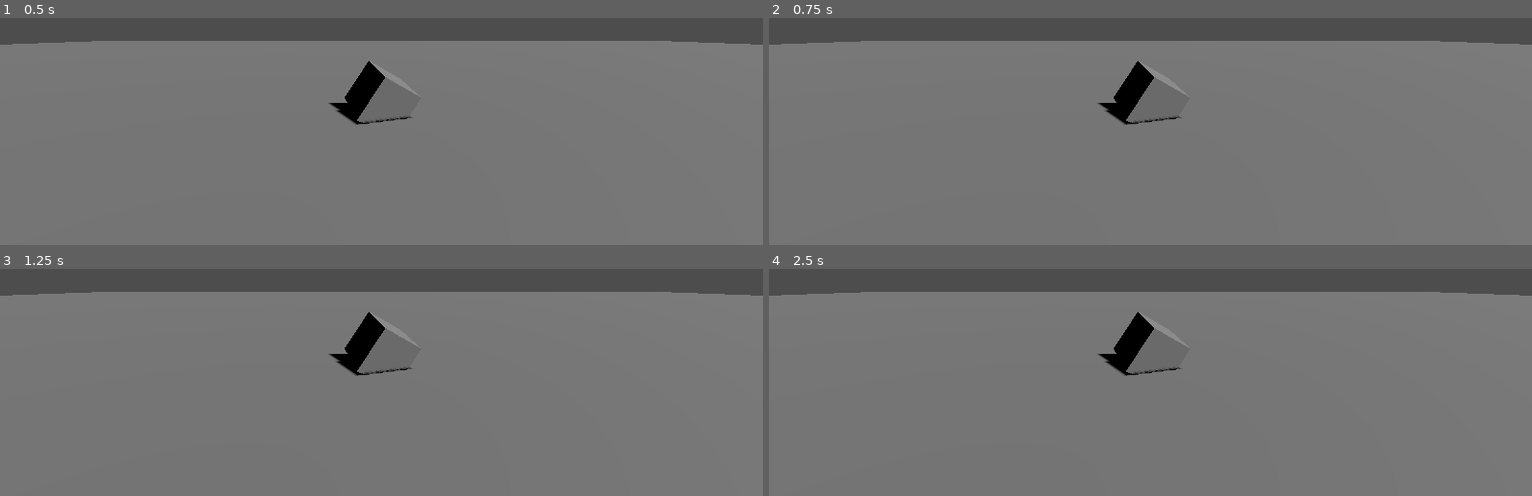
Above: before the commit, frames 1-4 (two rows, left to right).
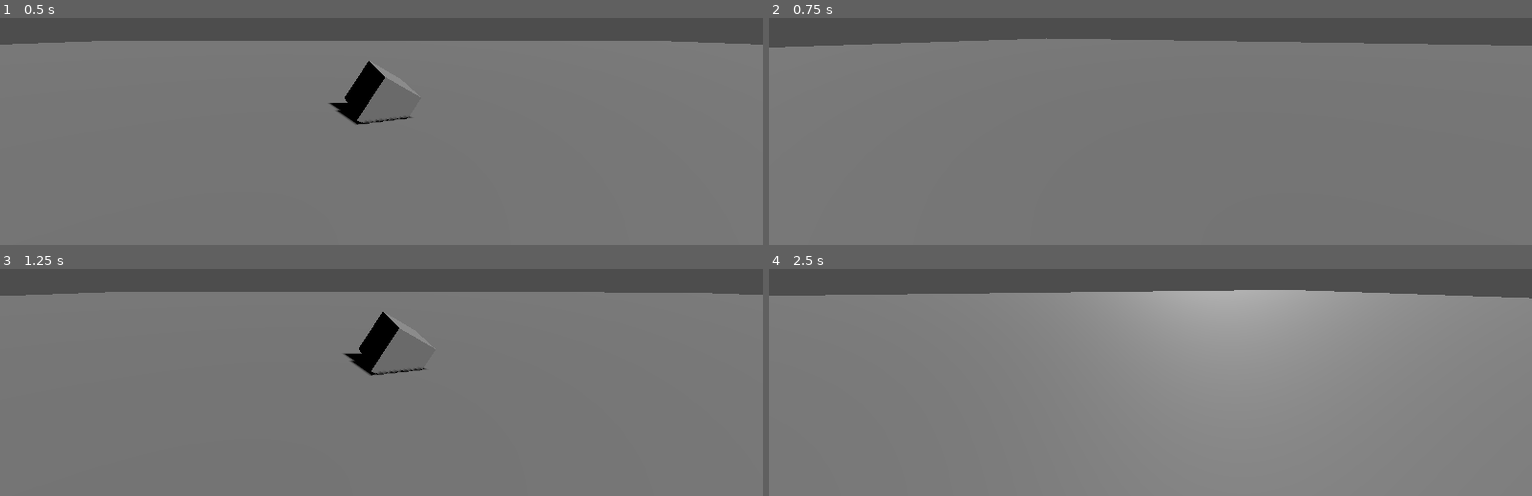
Above: after the commit, the same moments.

Repository: Kaszana102/GGJ2025
Game: Godot game, scene res://Sandbox/Lenetis/structure_placer_test.tscn
Same seed, same stepped clock (60 frames per second), same inputs: the game is played once before the commit and once after it. The project has no main scene, so this scene is started directly.
Inputs (mouse positions are in pixels of both pictures, inside the frame that each line leads up to):
- Up to frame 1 (0.5 s): no input
- Up to frame 2 (0.75 s): tap Enter at 0.5 s; move the mouse to (outside the picture) at 0.52 s; hold E from 0.53 s (still down); click (outside the picture) at 0.67 s
- Up to frame 3 (1.25 s): keep holding E; tap Q at 0.8 s
- Up to frame 4 (2.5 s): move the mouse to (997, 303) at 1.27 s; release E at 1.28 s; tap Q at 1.35, 2.3 s; click (997, 303) at 1.42 s; tap E at 1.55 s; tap Space at 2 s; move the mouse to (outside the picture) at 2.02 s; hold E from 2.03 s (still down); click (outside the picture) at 2.17 s

Frame 1 is identical in both runs. In frame 2, 1.7% of the frame differs, in the area x 0-100%, y 8-48%; in frame 3, 1.2%; in frame 4, 13%, in the area x 1-100%, y 9-56%.

Commit message:
temp camera todo

Diff:
--- /dev/null
+++ b/ggj2025/Code/Camera/camera_movement.gd
@@ -0,0 +1,29 @@
+class_name CameraMovement
+
+extends Node3D
+
+@export var zoom_speed: float = 10
+@export var rotate_speed: float = 10
+
+var _camera: Node3D
+
+
+func _ready() -> void:
+	_camera = get_parent()
+
+
+# Called every frame. 'delta' is the elapsed time since the previous frame.
+func _process(delta: float) -> void:
+	if Input.is_action_just_released("MWU"):  # todo to nie działa napraw jutro D:<
+		print("zoom")
+		_camera.position.y += zoom_speed * delta
+
+	if Input.is_action_just_released("ui_text_scroll_up"): # todo to nie działa
+		print("zoom2")
+		_camera.position.y -= zoom_speed * delta
+
+	if Input.is_key_pressed(KEY_E):
+		_camera.rotate_y(rotate_speed * delta)
+
+	if Input.is_key_pressed(KEY_Q):
+		_camera.rotate_y(-rotate_speed * delta)
--- a/ggj2025/Sandbox/Lenetis/camera_test_scene.tscn
+++ b/ggj2025/Sandbox/Lenetis/camera_test_scene.tscn
@@ -1,12 +1,11 @@
 [gd_scene load_steps=5 format=3 uid="uid://c6mryoov5is17"]
 
 [ext_resource type="Script" path="res://Code/Camera/camera_raycast.gd" id="1_emloq"]
+[ext_resource type="Script" path="res://Code/Camera/camera_movement.gd" id="2_5nhsx"]
 
 [sub_resource type="BoxMesh" id="BoxMesh_0e3qe"]
 
 [sub_resource type="BoxShape3D" id="BoxShape3D_sb4hh"]
-
-[sub_resource type="SphereMesh" id="SphereMesh_k8f8k"]
 
 [node name="TestScene" type="Node3D"]
 
@@ -34,10 +33,9 @@
 transform = Transform3D(0.75, -0.0473671, 0.65974, -0.5, 0.612372, 0.612372, -0.433013, -0.789149, 0.435596, 0, 3, 0)
 shadow_enabled = true
 
-[node name="MeshInstance3D3" type="MeshInstance3D" parent="."]
-mesh = SubResource("SphereMesh_k8f8k")
-
-[node name="RaycastCamera" type="Camera3D" parent="." node_paths=PackedStringArray("raycast_indicator")]
+[node name="RaycastCamera" type="Camera3D" parent="."]
 transform = Transform3D(1, 0, 0, 0, 1, 0, 0, 0, 1, 0, 1.86, 0)
 script = ExtResource("1_emloq")
-raycast_indicator = NodePath("../MeshInstance3D3")
+
+[node name="CameraMovement" type="Node3D" parent="RaycastCamera"]
+script = ExtResource("2_5nhsx")
--- a/ggj2025/Sandbox/Lenetis/structure_placer_test.tscn
+++ b/ggj2025/Sandbox/Lenetis/structure_placer_test.tscn
@@ -1,6 +1,6 @@
 [gd_scene load_steps=8 format=3 uid="uid://c2v2bepsfr3vw"]
 
-[ext_resource type="Script" path="res://Code/Camera/camera_raycast.gd" id="1_egydw"]
+[ext_resource type="Script" path="res://Code/Camera/camera_movement.gd" id="1_tp6yf"]
 [ext_resource type="Script" path="res://Code/UI/test_ui.gd" id="2_njneh"]
 [ext_resource type="Script" path="res://Code/structures/structure_placer.gd" id="3_1tu4x"]
 [ext_resource type="PackedScene" uid="uid://dnrlyjun6im18" path="res://Prefabs/Structures/test_structure_ghost.tscn" id="3_w4c7i"]
@@ -42,7 +42,7 @@
 
 [node name="RaycastCamera" type="Camera3D" parent="."]
 transform = Transform3D(1, 0, 0, 0, 1, 0, 0, 0, 1, 0, 1.86, 0)
-script = ExtResource("1_egydw")
+script = ExtResource("1_tp6yf")
 
 [node name="TestUI" type="Node" parent="RaycastCamera" node_paths=PackedStringArray("_structure_placer")]
 script = ExtResource("2_njneh")
@@ -52,3 +52,6 @@
 [node name="StructurePlacer" type="Node" parent="RaycastCamera" node_paths=PackedStringArray("_camera")]
 script = ExtResource("3_1tu4x")
 _camera = NodePath("..")
+
+[node name="CameraMovement" type="Node3D" parent="RaycastCamera"]
+script = ExtResource("1_tp6yf")
